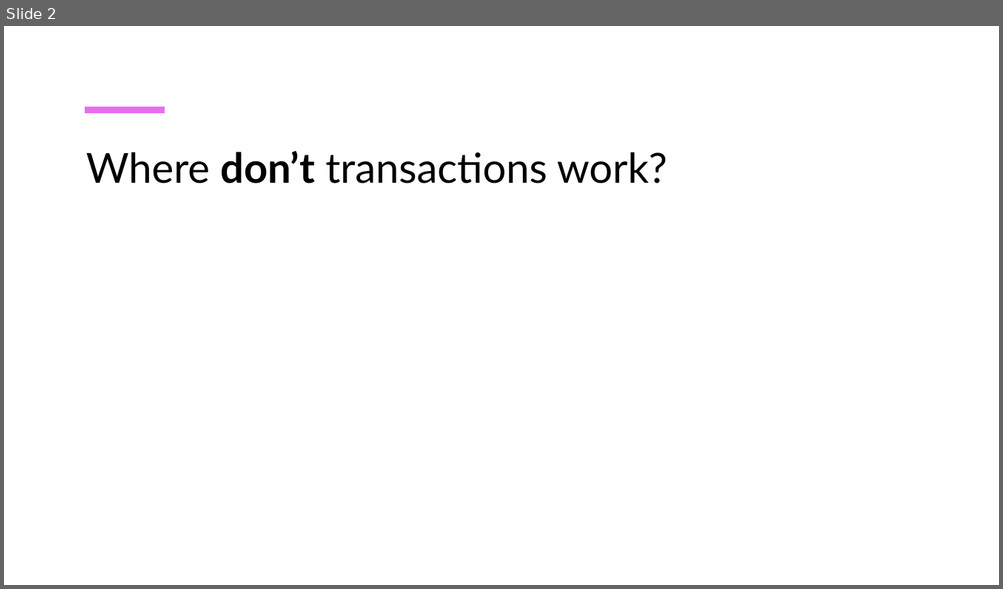
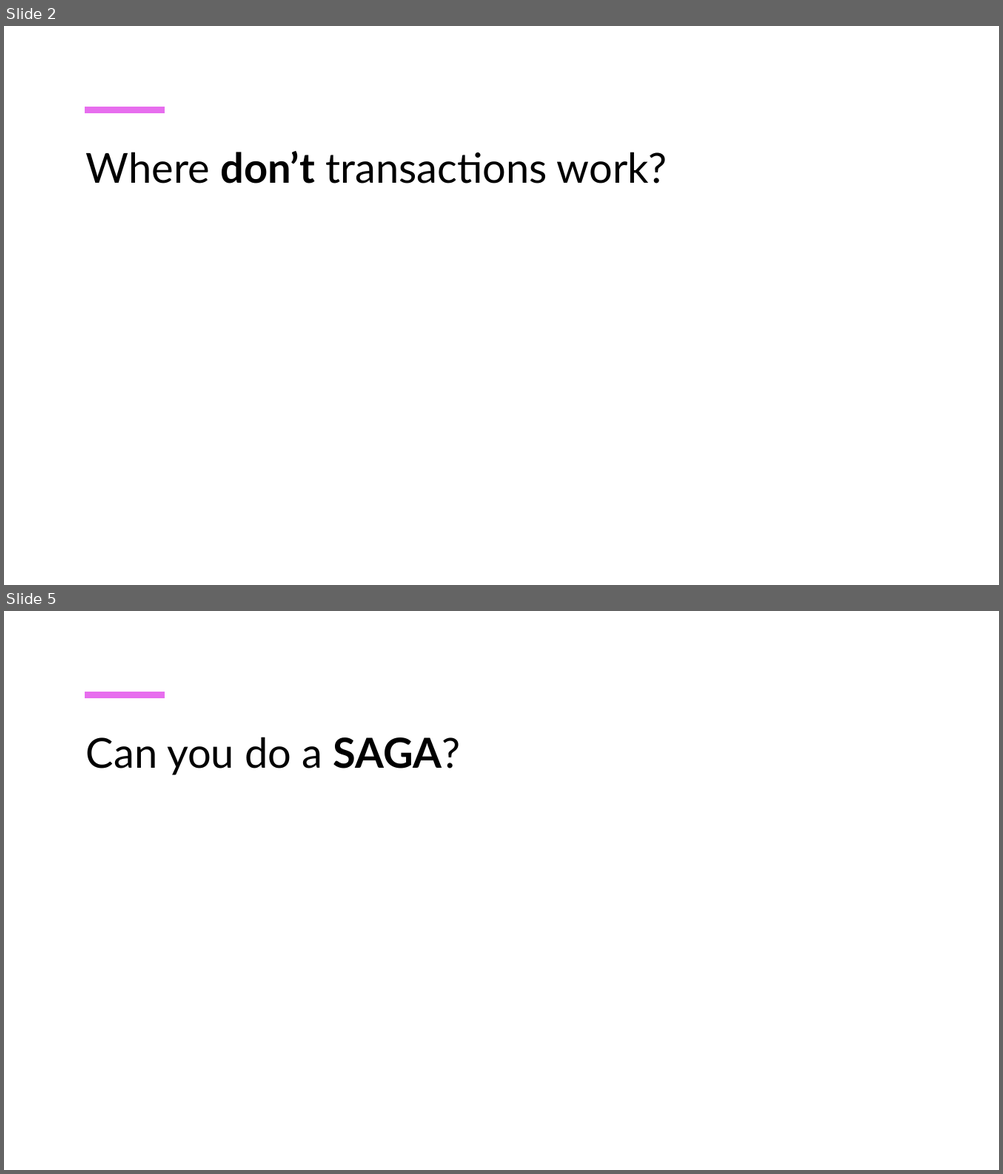
Before and after one commit to MerrionComputing/Presentations, a slide deck: Transactions don’t exist.pptx. Shown one above the other, each under a label of ours: slide 2 before the commit, slides 2 and 5 after it; the slides between them are not shown. The pictures are 1003x589 and 1003x1174 pixels, drawn with LibreOffice and Linux fonts; fonts in the diff are those of the drawing. Boxes give left, top, right and bottom in pixels: in the first picture for what was removed or moved away, otherwise in the second. Text is boxed around its words. In the diff, an @@ line names an element or a change of style, - is before the commit and + after.

```diff
--- a/Transactions don’t exist.pptx
+++ b/Transactions don’t exist.pptx
@@ slide 5 added at (4,611,999,1170), background #FFFFFF; not listed: 1 template element that a slide beside it also shows @@
@@ title added at (86,737,461,775), 40 pt, text #000000 @@
+Can you do a SAGA?
```
Also in this commit, not shown: 2 other slides added.
